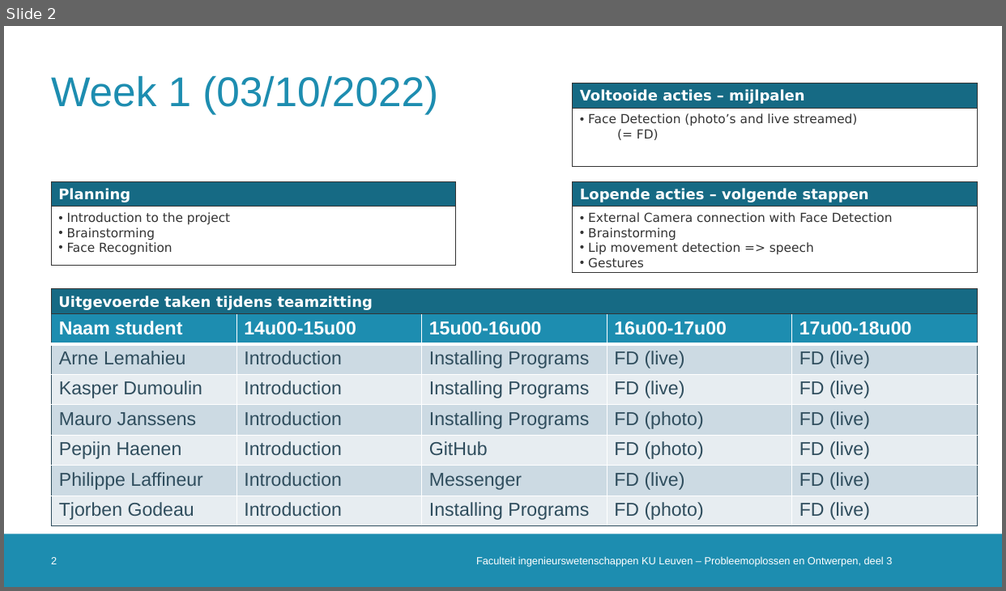
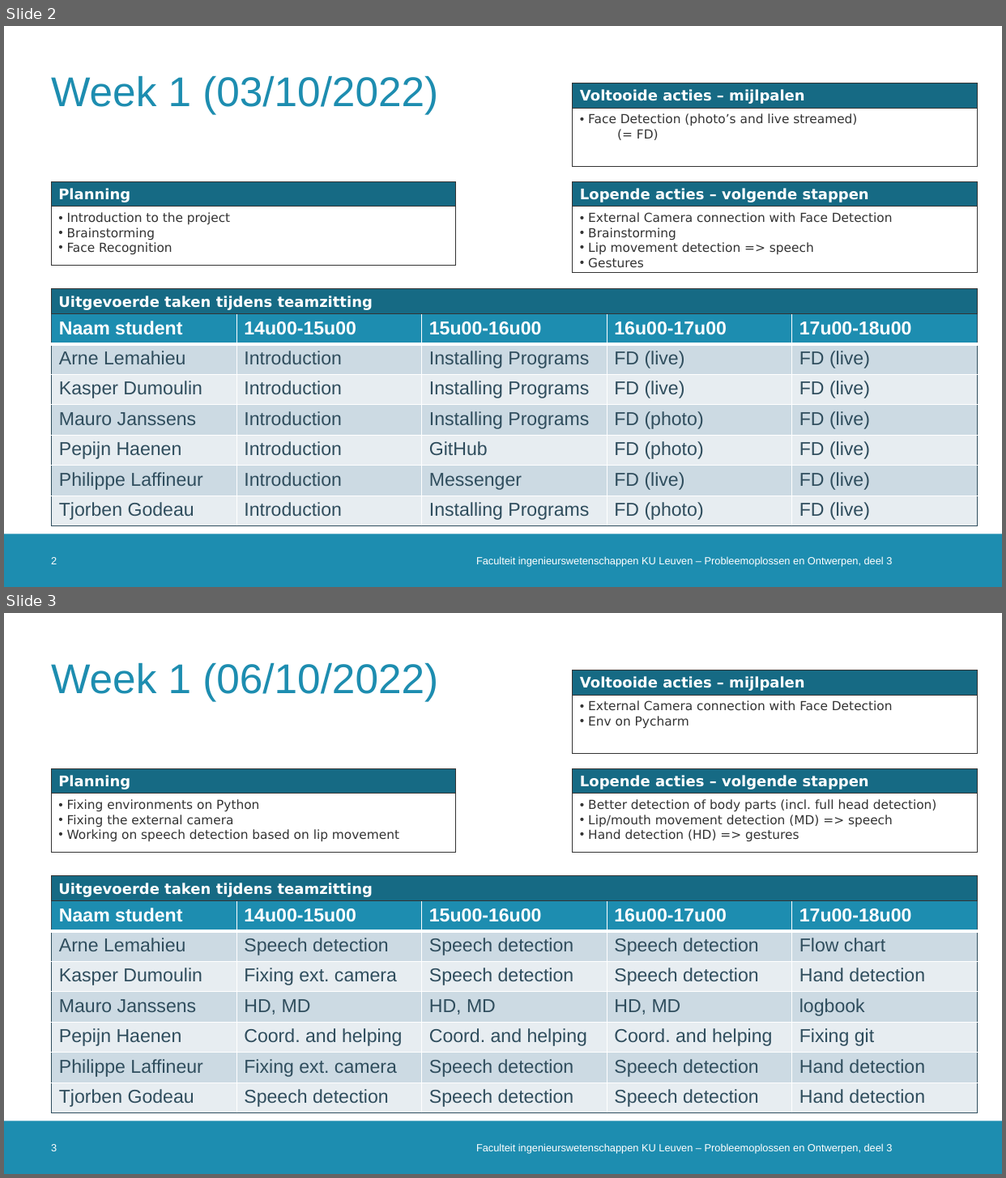
Before and after one commit to DoctorLego2003/Meeting-Owl, a slide deck: logboek_ESAT9A1.pptx. Shown one above the other, each under a label of ours: slide 2 before the commit, slides 2 and 3 after it. The pictures are 1006x591 and 1006x1178 pixels, drawn with LibreOffice and Linux fonts; fonts in the diff are those of the drawing; background and template pictures are left out. Boxes give left, top, right and bottom in pixels: in the first picture for what was removed or moved away, otherwise in the second. Text is boxed around its words. In the diff, an @@ line names an element or a change of style, - is before the commit and + after.

Commit message:
Add files via upload
Logboek update zitting 2 week 1

```diff
--- a/logboek_ESAT9A1.pptx
+++ b/logboek_ESAT9A1.pptx
@@ slide 3 added at box(4, 613, 1002, 1174), background #FFFFFF; not listed: 1 template element that a slide beside it also shows @@
@@ title added at box(51, 662, 438, 701), 40 pt, text #1D8DB0 @@
+Week 1 (06/10/2022)
@@ rectangle added at box(573, 670, 978, 753), outline #333333 0.75 pt @@
@@ rectangle added at box(573, 670, 978, 695), fill #166A84, outline #333333 0.75 pt, 14 pt, text #FFFFFF, bold @@
+Voltooide acties – mijlpalen
@@ text added at box(588, 700, 893, 729), 12 pt, text #333333 @@
+• External Camera connection with Face Detection
+• Env on Pycharm
@@ rectangle added at box(51, 769, 455, 852), outline #333333 0.75 pt @@
@@ rectangle added at box(51, 769, 455, 794), fill #166A84, outline #333333 0.75 pt, 14 pt, text #FFFFFF, bold @@
+Planning
@@ rectangle added at box(573, 769, 978, 852), outline #333333 0.75 pt @@
@@ rectangle added at box(573, 769, 978, 794), fill #166A84, outline #333333 0.75 pt, 14 pt, text #FFFFFF, bold @@
+Lopende acties – volgende stappen
@@ text added at box(67, 799, 399, 842), 12 pt, text #333333 @@
+• Fixing environments on Python
+• Fixing the external camera
+• Working on speech detection based on lip movement
@@ text added at box(588, 799, 937, 841), 12 pt, text #333333 @@
+• Better detection of body parts (incl. full head detection)
+• Lip/mouth movement detection (MD) => speech
+• Hand detection (HD) => gestures
@@ rectangle added at box(51, 875, 978, 901), fill #166A84, outline #333333 0.75 pt, 14 pt, text #FFFFFF, bold @@
+Uitgevoerde taken tijdens teamzitting
@@ table added at box(52, 901, 977, 1114), 7 rows, 5 columns @@
+Naam student | 14u00-15u00 | 15u00-16u00 | 16u00-17u00 | 17u00-18u00
+Arne Lemahieu | Speech detection | Speech detection | Speech detection | Flow chart
+Kasper Dumoulin | Fixing ext. camera | Speech detection | Speech detection | Hand detection
+Mauro Janssens | HD, MD | HD, MD | HD, MD | logbook
+Pepijn Haenen | Coord. and helping | Coord. and helping | Coord. and helping | Fixing git
+Philippe Laffineur | Fixing ext. camera | Speech detection | Speech detection | Hand detection
+Tjorben Godeau | Speech detection | Speech detection | Speech detection | Hand detection
@@ page number added at box(51, 1144, 57, 1152), 10 pt, text #FFFFFF @@
+3
@@ text added at box(476, 1144, 892, 1154), 10 pt, text #FFFFFF @@
+Faculteit ingenieurswetenschappen KU Leuven – Probleemoplossen en Ontwerpen, deel 3
```
Also in this commit, not shown: 1 slide changed, 1 other slide added.
